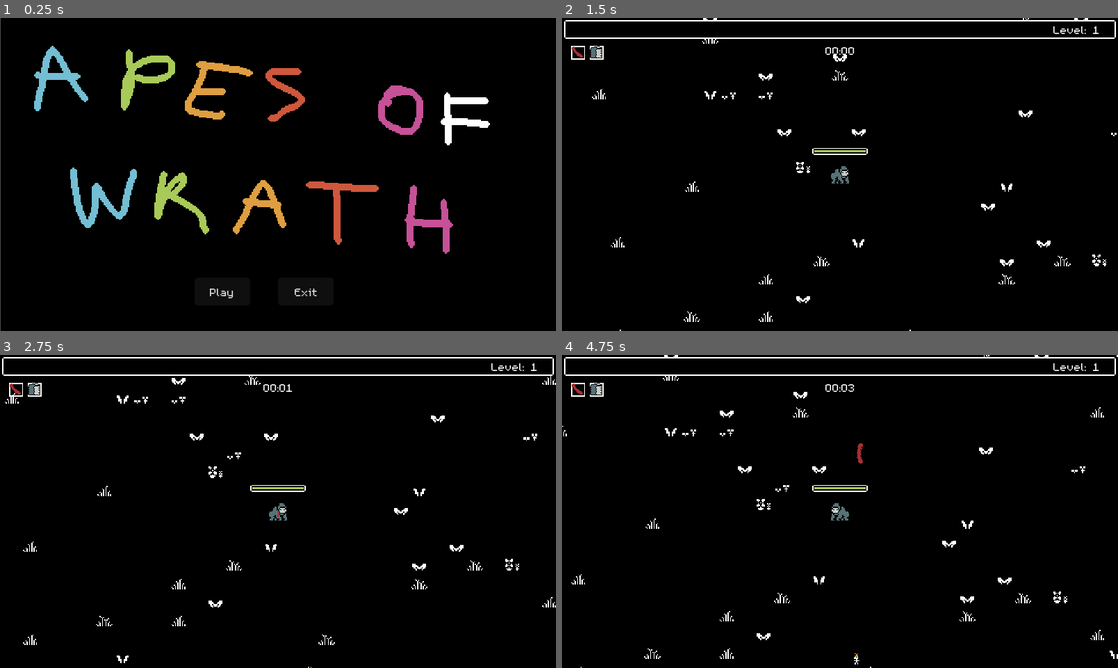
Above: before the commit, frames 1-4 (two rows, left to right).
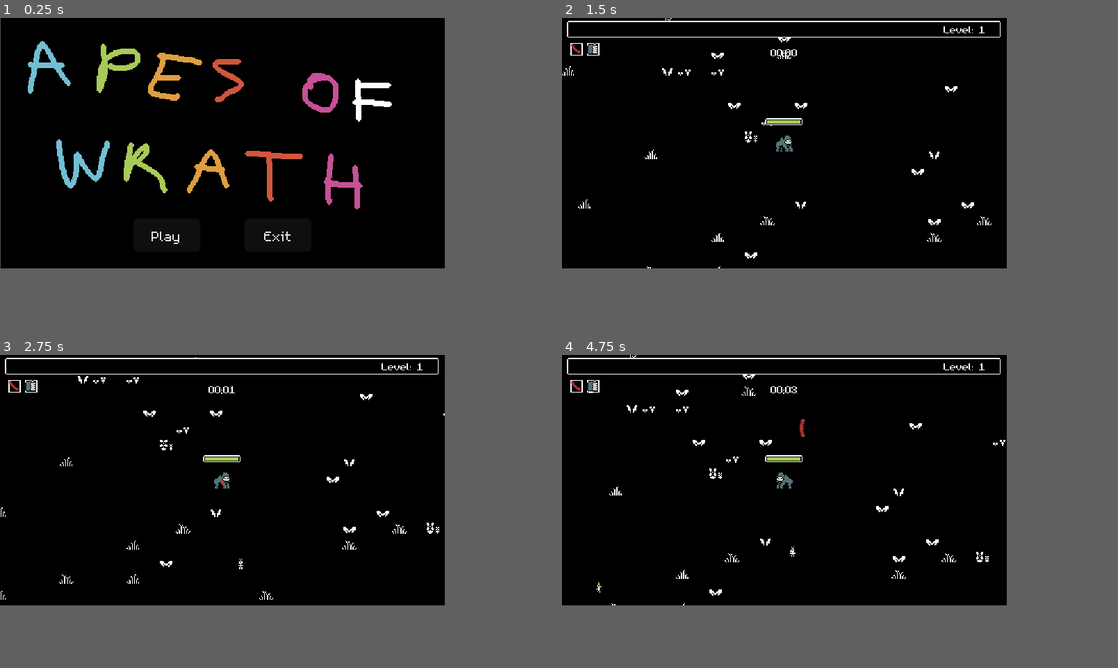
Above: after the commit, the same moments.

Repository: MikeMastro13/apes-of-wrath
Game: Godot game, scene res://TitleScreen/menu.tscn
Same seed, same stepped clock (60 frames per second), same inputs: the game is played once before the commit and once after it. Sound files missing from this copy of the repository are replaced by a short silence.
Inputs (mouse positions are in pixels of both pictures, inside the frame that each line leads up to):
- Up to frame 1 (0.25 s): no input
- Up to frame 2 (1.5 s): click "Play" at 0.5 s; move the mouse to (962, 158) at 1.27 s; hold D (right) from 1.28 s (still down); click (962, 158) at 1.35 s
- Up to frame 3 (2.75 s): move the mouse to (166, 527) at 2.02 s; release D (right) at 2.03 s; hold S (down) from 2.03 s (still down); click (166, 527) at 2.1 s
- Up to frame 4 (4.75 s): move the mouse to (895, 442) at 2.77 s; release S (down) at 2.78 s; hold D (right) 2.78-3.53 s; click (895, 442) at 2.85 s; move the mouse to (812, 574) at 3.52 s; hold W (up) 3.53-4.28 s; click (812, 574) at 3.6 s; move the mouse to (1006, 558) at 4.27 s; hold A (left) from 4.28 s (still down); click (1006, 558) at 4.35 s
In our replay, the window is 800x450 before the commit and 640x360 after it. These sizes can differ from the game's own. Grey fills any space a smaller window leaves; there, only what the larger window draws over its background counts as a difference.

The runs differ from the first frame. In frame 1, 9.8% of the frame differs, in the area x 0-89%, y 7-100%; in frame 2, 3.1%; in frame 3, 3.2%; in frame 4, 3.4%.

Commit message:
Adds music and new assets

Diff:
--- a/Player/Attack/gorilla_fist.gd
+++ b/Player/Attack/gorilla_fist.gd
@@ -8,6 +8,8 @@
 var attack_size = 1.0
 
 var angle = Vector2.ZERO
+var offset = Vector2.ZERO
+var currentOffset = Vector2.ZERO
 
 @onready var sprite = get_node("Sprite2D")
 @onready var player = get_tree().get_first_node_in_group("player")
@@ -19,28 +21,24 @@
 	match level:
 		1:
 			hp = 5
-			speed = 25
 			damage = 5
 			knockback_amount = 100
 			attack_size = 1.0 * (1 + player.spell_size)
 		2:
 			# TODO: Add second fist behind player
 			hp = 5
-			speed = 25
 			damage = 5
 			knockback_amount = 100
 			attack_size = 1.0 * (1 + player.spell_size)
 		3:
 			# TODO: Add triangle punches
 			hp = 5
-			speed = 25
 			damage = 8
 			knockback_amount = 100
 			attack_size = 1.0 * (1 + player.spell_size)
 		4:
 			# TODO: Add two fists horizontal and then two fists vertical
 			hp = 5
-			speed = 25
 			damage = 8
 			knockback_amount = 100
 			attack_size = 1.0 * (1 + player.spell_size)
@@ -49,16 +47,20 @@
 	tween.tween_property(self,"scale",Vector2(1,1)*attack_size,1).set_trans(Tween.TRANS_QUINT).set_ease(Tween.EASE_OUT)
 	tween.play()
 
-	position = player.position + Vector2(player.last_movement.x * 16, 0)
-
-func _physics_process(delta):
-	# TODO: Move forward after initial attack but remain in line with the player
-	position += player.last_movement*speed*delta
+	angle = Vector2(player.last_movement.x * 16, 0)
+	position = player.position + Vector2(angle.x, 0)
 
 	if player.last_movement.x > 0:
 		sprite.flip_h = false
 	elif player.last_movement.x  < 0:
 		sprite.flip_h = true
+
+
+func _physics_process(delta):
+	# TODO: Move forward after initial attack but remain in line with the player
+	offset = angle * speed * delta
+	currentOffset += offset / 10
+	position = player.position + Vector2(angle.x, 0) + Vector2(clamp(currentOffset.x, -15, 15), 0)
 
 func enemy_hit(charge = 1):
 	hp -= charge
--- a/Player/Attack/gorilla_fist.tscn
+++ b/Player/Attack/gorilla_fist.tscn
@@ -2,7 +2,7 @@
 
 [ext_resource type="Script" path="res://Player/Attack/gorilla_fist.gd" id="1_bl74k"]
 [ext_resource type="Texture2D" uid="uid://bmilfy0wrdc6l" path="res://assets/sprites/attacks/gorilla_fist.png" id="2_gh2c8"]
-[ext_resource type="AudioStream" uid="uid://cl3g2vts3nyt0" path="res://Audio/SoundEffect/ice.wav" id="3_gjsnc"]
+[ext_resource type="AudioStream" uid="uid://b1p80khkg523r" path="res://assets/effects/gorilla_grunt_1.ogg" id="3_6k6p7"]
 
 [sub_resource type="RectangleShape2D" id="RectangleShape2D_p4tiy"]
 size = Vector2(14.1421, 14.1421)
@@ -27,9 +27,8 @@
 autostart = true
 
 [node name="snd_play" type="AudioStreamPlayer" parent="."]
-stream = ExtResource("3_gjsnc")
+stream = ExtResource("3_6k6p7")
 volume_db = -10.0
-pitch_scale = 5.0
 autoplay = true
 
 [connection signal="timeout" from="Timer" to="." method="_on_timer_timeout"]
--- a/Player/Attack/ice_spear.tscn
+++ b/Player/Attack/ice_spear.tscn
@@ -2,7 +2,7 @@
 
 [ext_resource type="Script" path="res://Player/Attack/ice_spear.gd" id="1_4el3j"]
 [ext_resource type="Texture2D" uid="uid://dqrs3rsn5l1ud" path="res://assets/sprites/attacks/hot_dog.png" id="2_j78lm"]
-[ext_resource type="AudioStream" uid="uid://cl3g2vts3nyt0" path="res://Audio/SoundEffect/ice.wav" id="3_esswn"]
+[ext_resource type="AudioStream" uid="uid://ctg4gidw6qmbm" path="res://assets/effects/hot_dog_hit_1.ogg" id="3_e4d46"]
 
 [sub_resource type="RectangleShape2D" id="RectangleShape2D_p4tiy"]
 size = Vector2(14.1421, 14.1421)
@@ -28,9 +28,8 @@
 autostart = true
 
 [node name="snd_play" type="AudioStreamPlayer" parent="."]
-stream = ExtResource("3_esswn")
+stream = ExtResource("3_e4d46")
 volume_db = -10.0
-pitch_scale = 5.0
 autoplay = true
 
 [connection signal="timeout" from="Timer" to="." method="_on_timer_timeout"]
--- a/Player/player.gd
+++ b/Player/player.gd
@@ -4,7 +4,7 @@
 var movement_speed = 40.0
 var hp = 80
 var maxhp = 80
-var last_movement = Vector2.UP
+var last_movement = Vector2.RIGHT
 var time = 0
 
 var experience = 0
@@ -110,6 +110,8 @@
 		if walkTimer.is_stopped():
 			animation_player.play("move")
 			walkTimer.start()
+	else:
+		animation_player.play("idle")
 
 	velocity = mov.normalized()*movement_speed
 	move_and_slide()
@@ -261,7 +263,7 @@
 	sndLevelUp.play()
 	lblLevel.text = str("Level: ",experience_level)
 	var tween = levelPanel.create_tween()
-	tween.tween_property(levelPanel,"position",Vector2(144,48),0.2).set_trans(Tween.TRANS_QUINT).set_ease(Tween.EASE_IN)
+	tween.tween_property(levelPanel,"position",Vector2(117,53),0.2).set_trans(Tween.TRANS_QUINT).set_ease(Tween.EASE_IN)
 	tween.play()
 	levelPanel.visible = true
 	var options = 0
--- a/Player/player.tscn
+++ b/Player/player.tscn
@@ -113,6 +113,18 @@
 "update": 1,
 "values": [0, 1, 2, 3]
 }
+tracks/1/type = "value"
+tracks/1/imported = false
+tracks/1/enabled = true
+tracks/1/path = NodePath("AnimatedSprite2D:animation")
+tracks/1/interp = 1
+tracks/1/loop_wrap = true
+tracks/1/keys = {
+"times": PackedFloat32Array(0),
+"transitions": PackedFloat32Array(1),
+"update": 1,
+"values": [&"idle"]
+}
 
 [sub_resource type="Animation" id="Animation_xr30g"]
 resource_name = "move"
@@ -130,6 +142,18 @@
 "update": 1,
 "values": [0, 1, 2, 3]
 }
+tracks/1/type = "value"
+tracks/1/imported = false
+tracks/1/enabled = true
+tracks/1/path = NodePath("AnimatedSprite2D:animation")
+tracks/1/interp = 1
+tracks/1/loop_wrap = true
+tracks/1/keys = {
+"times": PackedFloat32Array(0),
+"transitions": PackedFloat32Array(1),
+"update": 1,
+"values": [&"move"]
+}
 
 [sub_resource type="AnimationLibrary" id="AnimationLibrary_wryxd"]
 _data = {
@@ -159,7 +183,7 @@
 
 [node name="AnimatedSprite2D" type="AnimatedSprite2D" parent="."]
 sprite_frames = SubResource("SpriteFrames_g64ox")
-animation = &"idle"
+animation = &"move"
 
 [node name="AnimationPlayer" type="AnimationPlayer" parent="."]
 libraries = {
@@ -167,6 +191,7 @@
 }
 
 [node name="Camera2D" type="Camera2D" parent="."]
+zoom = Vector2(0.75, 0.75)
 
 [node name="CollisionShape2D" type="CollisionShape2D" parent="."]
 position = Vector2(2, 3)
@@ -238,20 +263,22 @@
 shape = SubResource("CircleShape2D_6vwp8")
 
 [node name="GUILayer" type="CanvasLayer" parent="."]
+scale = Vector2(0.75, 0.75)
+transform = Transform2D(0.75, 0, 0, 0.75, 0, 0)
 
 [node name="GUI" type="Control" parent="GUILayer"]
 layout_mode = 3
 anchors_preset = 0
-offset_right = 480.0
-offset_bottom = 272.0
+offset_right = 427.0
+offset_bottom = 245.0
 
 [node name="ExperienceBar" type="TextureProgressBar" parent="GUILayer/GUI"]
 unique_name_in_owner = true
 layout_mode = 0
-offset_left = 2.0
-offset_top = 2.0
-offset_right = 478.0
-offset_bottom = 14.0
+offset_left = 5.33333
+offset_top = 2.66667
+offset_right = 421.333
+offset_bottom = 18.6667
 value = 4.0
 texture_under = ExtResource("4_byfyo")
 texture_progress = ExtResource("5_cmnyh")
@@ -261,8 +288,8 @@
 [node name="lbl_level" type="Label" parent="GUILayer/GUI/ExperienceBar"]
 unique_name_in_owner = true
 layout_mode = 0
-offset_left = 406.0
-offset_right = 478.0
+offset_left = 346.667
+offset_right = 415.667
 offset_bottom = 16.0
 theme_override_fonts/font = ExtResource("6_0gfom")
 theme_override_font_sizes/font_size = 16
@@ -273,13 +300,14 @@
 [node name="HealthBar" type="TextureProgressBar" parent="GUILayer/GUI"]
 unique_name_in_owner = true
 layout_mode = 0
-offset_left = 216.0
-offset_top = 112.0
-offset_right = 264.0
-offset_bottom = 120.0
+offset_left = 194.667
+offset_top = 96.0
+offset_right = 230.667
+offset_bottom = 104.0
 value = 4.0
 texture_over = ExtResource("7_obbnq")
 texture_progress = ExtResource("8_pqpqv")
+texture_progress_offset = Vector2(0, 1)
 tint_progress = Color(0.658824, 0.792157, 0.345098, 1)
 
 [node name="LevelUp" type="Panel" parent="GUILayer/GUI"]
@@ -287,14 +315,14 @@
 process_mode = 2
 visible = false
 layout_mode = 0
-offset_left = 144.0
-offset_top = 48.0
-offset_right = 336.0
-offset_bottom = 256.0
+offset_left = 117.0
+offset_top = 53.0
+offset_right = 309.0
+offset_bottom = 224.0
 
 [node name="lbl_LevelUP" type="Label" parent="GUILayer/GUI/LevelUp"]
 layout_mode = 0
-offset_right = 200.0
+offset_right = 192.0
 offset_bottom = 50.0
 theme_override_fonts/font = ExtResource("6_0gfom")
 text = "Level Up !"
@@ -345,23 +373,20 @@
 volume_db = -10.0
 
 [node name="btn_menu" parent="GUILayer/GUI/DeathPanel" instance=ExtResource("12_i8esf")]
-custom_minimum_size = Vector2(0, 0)
 layout_mode = 0
 offset_left = 72.0
 offset_top = 168.0
 offset_right = 120.0
 offset_bottom = 192.0
-theme_override_fonts/font = ExtResource("6_0gfom")
-theme_override_font_sizes/font_size = 16
 text = "Menu"
 
 [node name="lblTimer" type="Label" parent="GUILayer/GUI"]
 unique_name_in_owner = true
 layout_mode = 0
-offset_left = 200.0
-offset_top = 16.0
-offset_right = 280.0
-offset_bottom = 40.0
+offset_left = 181.0
+offset_top = 21.0
+offset_right = 245.0
+offset_bottom = 45.0
 theme_override_fonts/font = ExtResource("6_0gfom")
 theme_override_font_sizes/font_size = 16
 text = "00:00"
@@ -373,7 +398,7 @@
 layout_mode = 0
 offset_left = 8.0
 offset_top = 24.0
-offset_right = 208.0
+offset_right = 120.0
 offset_bottom = 40.0
 columns = 10
 
@@ -382,7 +407,7 @@
 layout_mode = 0
 offset_left = 8.0
 offset_top = 40.0
-offset_right = 208.0
+offset_right = 120.0
 offset_bottom = 56.0
 columns = 10
 
--- a/TitleScreen/menu.tscn
+++ b/TitleScreen/menu.tscn
@@ -1,10 +1,9 @@
-[gd_scene load_steps=7 format=3 uid="uid://dcyka5e06knff"]
+[gd_scene load_steps=6 format=3 uid="uid://dcyka5e06knff"]
 
 [ext_resource type="Script" path="res://TitleScreen/menu.gd" id="1_oi0p3"]
 [ext_resource type="FontFile" uid="uid://cb4e8g30xxp5u" path="res://Font/tenderness.otf" id="1_xdjxl"]
 [ext_resource type="Texture2D" uid="uid://b4skmnqrig1j4" path="res://assets/sprites/title/splash.png" id="2_1h7vq"]
 [ext_resource type="PackedScene" uid="uid://b7c7gsdx2rkjm" path="res://Utility/basic_button.tscn" id="3_kwsdd"]
-[ext_resource type="FontFile" uid="uid://dj0yrm80ndniv" path="res://assets/fonts/m5x7.ttf" id="5_y6o5k"]
 [ext_resource type="AudioStream" uid="uid://c2tb0m2lye36b" path="res://assets/music/monkey_funks.ogg" id="6_syew2"]
 
 [node name="Menu" type="Control"]
@@ -17,8 +16,8 @@
 script = ExtResource("1_oi0p3")
 
 [node name="Sprite2D" type="Sprite2D" parent="."]
-position = Vector2(240.25, 136)
-scale = Vector2(0.998958, 1.00741)
+position = Vector2(160.25, 91.9998)
+scale = Vector2(0.665625, 0.681483)
 texture = ExtResource("2_1h7vq")
 
 [node name="ColorRect" type="ColorRect" parent="."]
@@ -40,25 +39,19 @@
 vertical_alignment = 1
 
 [node name="btn_play" parent="." instance=ExtResource("3_kwsdd")]
-custom_minimum_size = Vector2(0, 0)
 layout_mode = 0
-offset_left = 168.0
-offset_top = 224.0
-offset_right = 216.0
-offset_bottom = 248.0
-theme_override_fonts/font = ExtResource("5_y6o5k")
-theme_override_font_sizes/font_size = 16
+offset_left = 96.0
+offset_top = 144.0
+offset_right = 144.0
+offset_bottom = 168.0
 text = "Play"
 
 [node name="btn_exit" parent="." instance=ExtResource("3_kwsdd")]
-custom_minimum_size = Vector2(0, 0)
 layout_mode = 0
-offset_left = 240.0
-offset_top = 224.0
-offset_right = 288.0
-offset_bottom = 248.0
-theme_override_fonts/font = ExtResource("5_y6o5k")
-theme_override_font_sizes/font_size = 16
+offset_left = 176.0
+offset_top = 144.0
+offset_right = 224.0
+offset_bottom = 168.0
 text = "Exit"
 
 [node name="snd_Music" type="AudioStreamPlayer" parent="."]
--- a/Utility/basic_button.tscn
+++ b/Utility/basic_button.tscn
@@ -15,9 +15,11 @@
 
 [node name="snd_hover" type="AudioStreamPlayer" parent="."]
 stream = ExtResource("3_yvfcq")
+volume_db = -10.0
 
 [node name="snd_click" type="AudioStreamPlayer" parent="."]
 stream = ExtResource("4_htshm")
+volume_db = -10.0
 
 [connection signal="mouse_entered" from="." to="." method="_on_mouse_entered"]
 [connection signal="pressed" from="." to="." method="_on_pressed"]
--- a/Utility/item_option.tscn
+++ b/Utility/item_option.tscn
@@ -5,12 +5,12 @@
 [ext_resource type="FontFile" uid="uid://dj0yrm80ndniv" path="res://assets/fonts/m5x7.ttf" id="3_df5iv"]
 
 [node name="ItemOption" type="ColorRect"]
-custom_minimum_size = Vector2(176, 48)
+custom_minimum_size = Vector2(160, 40)
 anchors_preset = -1
 anchor_right = 0.281
 anchor_bottom = 0.139
-offset_right = 41.12
-offset_bottom = 10.47
+offset_right = 70.08
+offset_bottom = 14.98
 color = Color(0.341176, 0.447059, 0.466667, 1)
 script = ExtResource("1_unejd")
 
@@ -18,14 +18,14 @@
 layout_mode = 0
 offset_left = 2.0
 offset_top = 2.0
-offset_right = 20.0
-offset_bottom = 20.0
+offset_right = 14.0
+offset_bottom = 14.0
 color = Color(0, 0, 0, 1)
 
 [node name="ItemIcon" type="TextureRect" parent="ColorRect"]
 layout_mode = 0
-offset_right = 24.0
-offset_bottom = 24.0
+offset_right = 16.0
+offset_bottom = 16.0
 scale = Vector2(0.75, 0.75)
 texture = ExtResource("2_mu210")
 
@@ -33,18 +33,19 @@
 layout_mode = 0
 offset_left = 24.0
 offset_top = 2.0
-offset_right = 104.0
+offset_right = 120.0
 offset_bottom = 24.0
+scale = Vector2(0.5, 0.5)
 theme_override_fonts/font = ExtResource("3_df5iv")
 text = "Name"
 horizontal_alignment = 1
 
 [node name="lbl_description" type="Label" parent="."]
 layout_mode = 0
-offset_left = 4.0
-offset_top = 24.0
-offset_right = 348.0
-offset_bottom = 56.0
+offset_left = 8.0
+offset_top = 16.0
+offset_right = 296.0
+offset_bottom = 48.0
 scale = Vector2(0.5, 0.5)
 theme_override_fonts/font = ExtResource("3_df5iv")
 text = "Description of Item"
@@ -54,8 +55,9 @@
 layout_mode = 0
 offset_left = 120.0
 offset_top = 3.0
-offset_right = 176.0
+offset_right = 184.0
 offset_bottom = 24.0
+scale = Vector2(0.5, 0.5)
 theme_override_fonts/font = ExtResource("3_df5iv")
 text = "Level: 1"
 
--- a/project.godot
+++ b/project.godot
@@ -21,8 +21,8 @@
 
 [display]
 
-window/size/viewport_width=480
-window/size/viewport_height=270
+window/size/viewport_width=320
+window/size/viewport_height=180
 window/size/resizable=false
 window/size/window_width_override=1280
 window/size/window_height_override=720
Not shown, added: assets/effects/button_exit.ogg.import
Not shown, added: assets/effects/gorilla_grunt_1.ogg.import
Not shown, added: assets/effects/gorilla_grunt_2.ogg.import
Not shown, added: assets/effects/gorilla_grunt_3.ogg.import
Not shown, added: assets/effects/gorilla_grunt_4.ogg.import
Not shown, added: assets/effects/hot_dog_hit_1.ogg.import
Not shown, added: assets/effects/hot_dog_hit_2.ogg.import
Not shown, added: assets/effects/hot_dog_hit_3.ogg.import
Binary file changed: assets/sprites/ui/experience_bar.png
Binary file changed: assets/sprites/ui/experience_progress_bar.png
Binary file changed: assets/sprites/ui/healthbar.png
Binary file changed: assets/sprites/ui/progress.png
(and 8 more such lines)
